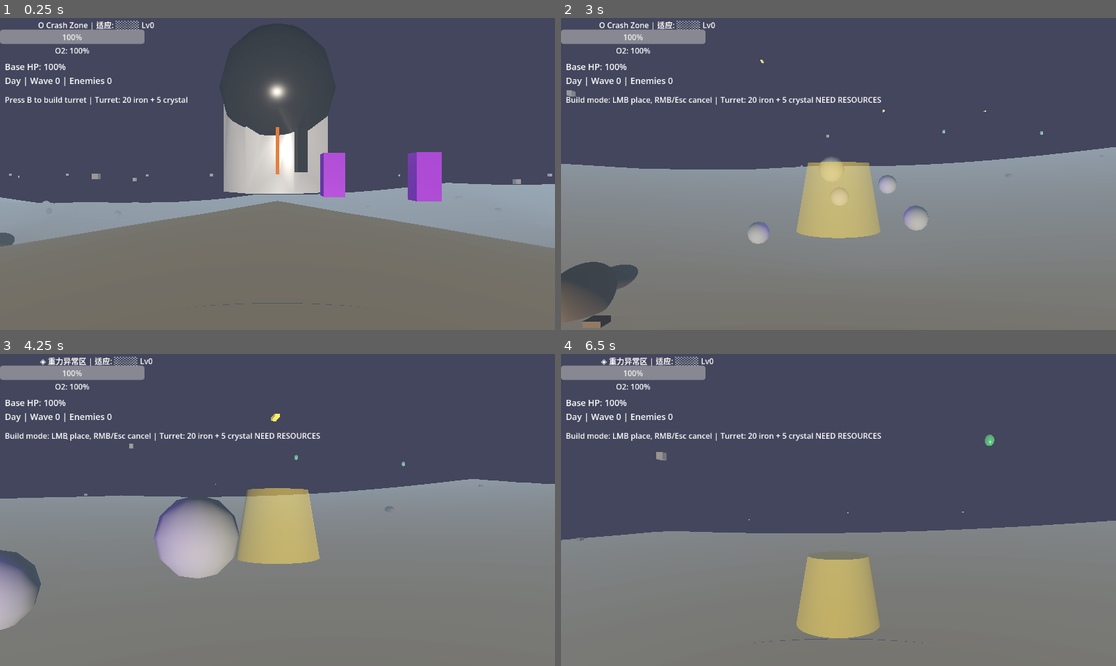
Above: before the commit, frames 1-4 (two rows, left to right).
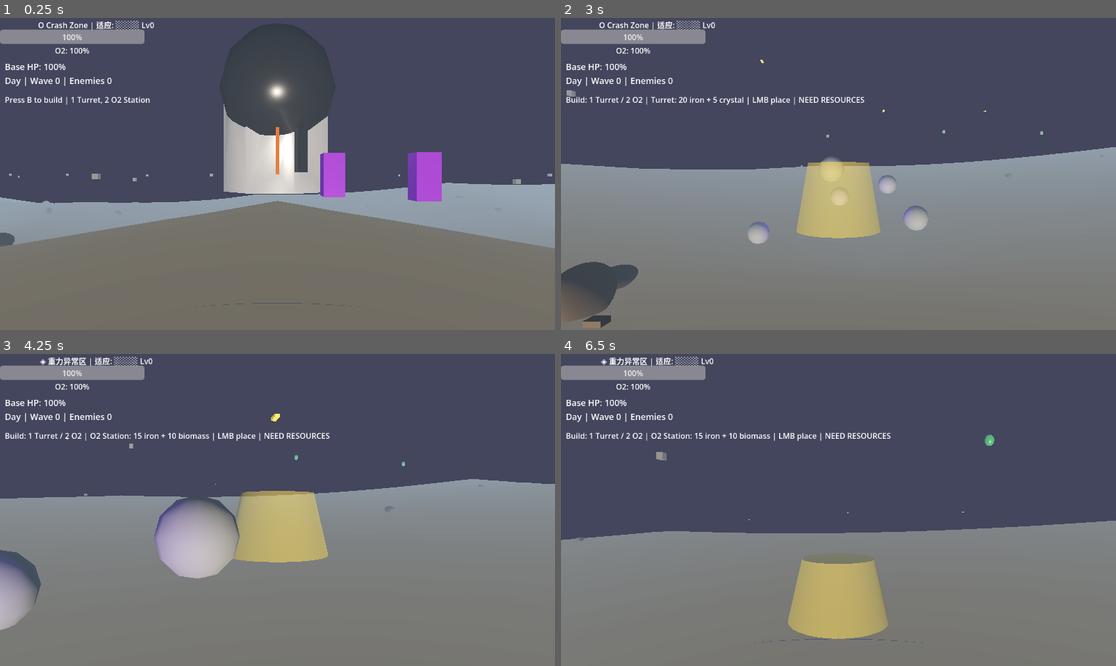
Above: after the commit, the same moments.

Repository: qnctx/star-abyss-game
Game: Godot game, scene res://scenes/main.tscn
The game is run twice, just before and just after one commit, with the same random seed, the same clock (stepped at 60 frames per second) and the same inputs.
Inputs (mouse positions are in pixels of both pictures, inside the frame that each line leads up to):
- Up to frame 1 (0.25 s): no input
- Up to frame 2 (3 s): tap B (build_mode) at 0.5, 2, 2.85 s; move the mouse to (866, 174) at 0.52 s; hold B (build_mode) 0.53-1.28 s; hold W (move_forward) from 0.53 s (still down); click (866, 174) at 0.67 s; tap Space (jump) at 0.77, 1.52 s; tap 1 at 0.8, 1.35 s; move the mouse to (810, 174) at 1.27 s; click (810, 174) at 1.42 s; tap 2 at 1.55, 2.1 s; move the mouse to (849, 167) at 2.02 s; hold B (build_mode) 2.03-2.78 s; click (849, 167) at 2.17 s; move the mouse to (832, 180) at 2.77 s; click (832, 180) at 2.92 s
- Up to frame 3 (4.25 s): keep holding W (move_forward); tap Space (jump) at 3.02, 3.77 s; tap 1 at 3.05 s; move the mouse to (316, 513) at 3.52 s; tap Ctrl (crouch) at 3.6 s; click (316, 513) at 3.67 s; tap 2 at 3.8 s
- Up to frame 4 (6.5 s): move the mouse to (794, 506) at 4.27 s; tap E (interact) at 4.35 s; click (794, 506) at 4.42 s; tap Space (jump) at 4.52, 6.02 s; tap B (build_mode) at 4.55, 5 s; move the mouse to (844, 510) at 5.02 s; tap Z (prone) at 5.1 s; click (844, 510) at 5.17 s; tap 1 at 5.3 s; move the mouse to (816, 503) at 5.77 s; release W (move_forward) at 5.78 s; hold D (move_right) from 5.78 s (still down); click (816, 503) at 5.85 s; tap 2 at 6.05 s

The runs differ from the first frame. In frame 1, 0.2% of the frame differs, in the area x 11-34%, y 25-28%; in frame 2, 0.7%; in frame 3, 1.3%; in frame 4, 1.5%, in the area x 4-60%, y 25-92%.

Commit message:
Add buildable O2 supply station

Diff:
--- a/src/scripts/build_manager.gd
+++ b/src/scripts/build_manager.gd
@@ -1,13 +1,18 @@
 extends Node3D
 
 const TURRET_SCENE := preload("res://scenes/turret.tscn")
+const O2_STATION_SCRIPT := preload("res://scripts/o2_station.gd")
 const TURRET_COST := {"iron": 20, "void_crystal": 5}
+const O2_STATION_COST := {"iron": 15, "biomass": 10}
 const PLACEMENT_RANGE: float = 18.0
 const BUILD_DISTANCE: float = 6.0
 const MIN_BASE_DISTANCE: float = 2.5
-const MIN_TURRET_DISTANCE: float = 2.0
+const MIN_STRUCTURE_DISTANCE: float = 2.0
+const BUILD_TURRET: String = "turret"
+const BUILD_O2_STATION: String = "o2_station"
 
 var build_mode: bool = false
+var selected_building: String = BUILD_TURRET
 var _preview: MeshInstance3D = null
 var _preview_material: StandardMaterial3D = null
 var _can_place: bool = false
@@ -32,9 +37,15 @@
 	if event is InputEventKey and event.pressed and event.physical_keycode == KEY_ESCAPE:
 		_set_build_mode(false)
 		get_viewport().set_input_as_handled()
+	elif event is InputEventKey and event.pressed and event.physical_keycode == KEY_1:
+		_select_building(BUILD_TURRET)
+		get_viewport().set_input_as_handled()
+	elif event is InputEventKey and event.pressed and event.physical_keycode == KEY_2:
+		_select_building(BUILD_O2_STATION)
+		get_viewport().set_input_as_handled()
 	elif event is InputEventMouseButton and event.pressed:
 		if event.button_index == MOUSE_BUTTON_LEFT:
-			_try_place_turret()
+			_try_place_structure()
 			get_viewport().set_input_as_handled()
 		elif event.button_index == MOUSE_BUTTON_RIGHT:
 			_set_build_mode(false)
@@ -48,24 +59,42 @@
 func _set_build_mode(enabled: bool) -> void:
 	build_mode = enabled
 	set_process(build_mode)
+	_refresh_preview_mesh()
 	if _preview:
 		_preview.visible = build_mode
 
 
+func _select_building(building_id: String) -> void:
+	selected_building = building_id
+	_refresh_preview_mesh()
+
+
 func _create_preview() -> void:
 	_preview = MeshInstance3D.new()
-	_preview.name = "TurretBuildPreview"
-	var mesh := CylinderMesh.new()
-	mesh.top_radius = 0.55
-	mesh.bottom_radius = 0.75
-	mesh.height = 1.2
-	_preview.mesh = mesh
+	_preview.name = "BuildPreview"
 	_preview_material = StandardMaterial3D.new()
 	_preview_material.transparency = BaseMaterial3D.TRANSPARENCY_ALPHA
 	_preview_material.albedo_color = Color(0.2, 1.0, 0.45, 0.45)
 	_preview.material_override = _preview_material
 	_preview.visible = false
 	add_child(_preview)
+	_refresh_preview_mesh()
+
+
+func _refresh_preview_mesh() -> void:
+	if not _preview:
+		return
+
+	var mesh := CylinderMesh.new()
+	if selected_building == BUILD_O2_STATION:
+		mesh.top_radius = 0.65
+		mesh.bottom_radius = 0.9
+		mesh.height = 1.1
+	else:
+		mesh.top_radius = 0.55
+		mesh.bottom_radius = 0.75
+		mesh.height = 1.2
+	_preview.mesh = mesh
 
 
 func _update_preview() -> void:
@@ -75,7 +104,7 @@
 	var target_pos := _get_build_target_position()
 	_placement_position = _snap_to_terrain(target_pos)
 	_position_is_valid = _validate_position(_placement_position)
-	var has_resources := InventoryManager.has_resources(TURRET_COST)
+	var has_resources := InventoryManager.has_resources(get_selected_cost())
 	_can_place = _position_is_valid and has_resources
 
 	_preview.global_position = _placement_position
@@ -87,17 +116,17 @@
 		_preview_material.albedo_color = Color(1.0, 0.2, 0.15, 0.45)
 
 
-func _try_place_turret() -> void:
+func _try_place_structure() -> void:
 	if not _can_place:
 		return
-	if not InventoryManager.has_resources(TURRET_COST):
+	var cost := get_selected_cost()
+	if not InventoryManager.has_resources(cost):
 		return
 
-	InventoryManager.consume_resources(TURRET_COST)
-	var turret = TURRET_SCENE.instantiate()
-	get_tree().current_scene.add_child(turret)
-	turret.global_position = _placement_position
-	turret.add_to_group("built_turrets")
+	InventoryManager.consume_resources(cost)
+	var structure := _instantiate_selected_structure()
+	get_tree().current_scene.add_child(structure)
+	structure.global_position = _placement_position
 
 
 func _get_build_target_position() -> Vector3:
@@ -127,7 +156,42 @@
 		return false
 	if WorldGenerator and pos.distance_to(WorldGenerator.base_position) < MIN_BASE_DISTANCE:
 		return false
-	for turret in get_tree().get_nodes_in_group("turrets"):
-		if turret is Node3D and turret.global_position.distance_to(pos) < MIN_TURRET_DISTANCE:
+	for structure in get_tree().get_nodes_in_group("built_structures"):
+		if structure is Node3D and structure.global_position.distance_to(pos) < MIN_STRUCTURE_DISTANCE:
 			return false
 	return true
+
+
+func _instantiate_selected_structure() -> Node3D:
+	if selected_building == BUILD_O2_STATION:
+		return O2_STATION_SCRIPT.new()
+
+	var turret := TURRET_SCENE.instantiate() as Node3D
+	turret.add_to_group("built_turrets")
+	turret.add_to_group("built_structures")
+	return turret
+
+
+func get_selected_cost() -> Dictionary:
+	if selected_building == BUILD_O2_STATION:
+		return O2_STATION_COST
+	return TURRET_COST
+
+
+func get_selected_label() -> String:
+	if selected_building == BUILD_O2_STATION:
+		return "O2 Station"
+	return "Turret"
+
+
+func get_selected_cost_text() -> String:
+	var parts: Array[String] = []
+	for resource_type in get_selected_cost():
+		parts.append("%d %s" % [get_selected_cost()[resource_type], _resource_label(resource_type)])
+	return " + ".join(parts)
+
+
+func _resource_label(resource_type: String) -> String:
+	if resource_type == "void_crystal":
+		return "crystal"
+	return resource_type
--- a/src/scripts/combat_hud.gd
+++ b/src/scripts/combat_hud.gd
@@ -65,9 +65,12 @@
 
 func _refresh_build_hint() -> void:
 	var build_manager := get_tree().current_scene.get_node_or_null("BuildManager") if get_tree().current_scene else null
-	var cost_text := "Turret: 20 iron + 5 crystal"
-	var afford := InventoryManager.has_resources({"iron": 20, "void_crystal": 5}) if InventoryManager else false
 	if build_manager and build_manager.build_mode:
-		_build_label.text = "Build mode: LMB place, RMB/Esc cancel | %s %s" % [cost_text, "READY" if afford else "NEED RESOURCES"]
+		var afford := InventoryManager.has_resources(build_manager.get_selected_cost()) if InventoryManager else false
+		_build_label.text = "Build: 1 Turret / 2 O2 | %s: %s | LMB place | %s" % [
+			build_manager.get_selected_label(),
+			build_manager.get_selected_cost_text(),
+			"READY" if afford else "NEED RESOURCES"
+		]
 	else:
-		_build_label.text = "Press B to build turret | %s" % cost_text
+		_build_label.text = "Press B to build | 1 Turret, 2 O2 Station"
--- /dev/null
+++ b/src/scripts/o2_station.gd
@@ -0,0 +1,80 @@
+extends Node3D
+class_name O2Station
+
+const REFILL_RADIUS: float = 4.5
+const REFILL_RATE: float = 28.0
+
+var _radius_mesh: MeshInstance3D
+
+
+func _ready() -> void:
+	add_to_group("o2_stations")
+	add_to_group("built_structures")
+	_create_visuals()
+	set_process(true)
+
+
+func _process(delta: float) -> void:
+	var player: Node = get_tree().get_first_node_in_group("player")
+	if not player:
+		return
+	if global_position.distance_to(player.global_position) > REFILL_RADIUS:
+		return
+	var current_oxygen: float = player.get("current_oxygen")
+	var max_oxygen: float = player.get("max_oxygen")
+	if current_oxygen >= max_oxygen:
+		return
+
+	player.set("current_oxygen", minf(max_oxygen, current_oxygen + REFILL_RATE * delta))
+	player.emit_signal("oxygen_changed")
+
+
+func _create_visuals() -> void:
+	var base := MeshInstance3D.new()
+	base.name = "O2StationBase"
+	var base_mesh := CylinderMesh.new()
+	base_mesh.top_radius = 0.55
+	base_mesh.bottom_radius = 0.75
+	base_mesh.height = 1.1
+	base.mesh = base_mesh
+	base.material_override = _make_material(Color(0.18, 0.75, 0.85), 0.15)
+	add_child(base)
+
+	var core := MeshInstance3D.new()
+	core.name = "O2StationCore"
+	var core_mesh := SphereMesh.new()
+	core_mesh.radius = 0.35
+	core_mesh.height = 0.7
+	core.mesh = core_mesh
+	core.position = Vector3(0, 0.7, 0)
+	core.material_override = _make_material(Color(0.45, 1.0, 0.95), 0.35)
+	add_child(core)
+
+	_radius_mesh = MeshInstance3D.new()
+	_radius_mesh.name = "O2StationRange"
+	var range_mesh := SphereMesh.new()
+	range_mesh.radius = REFILL_RADIUS
+	range_mesh.height = REFILL_RADIUS * 2.0
+	_radius_mesh.mesh = range_mesh
+	_radius_mesh.scale.y = 0.04
+	_radius_mesh.position = Vector3(0, 0.08, 0)
+	_radius_mesh.material_override = _make_material(Color(0.25, 0.9, 0.85), 0.08)
+	add_child(_radius_mesh)
+
+	var light := OmniLight3D.new()
+	light.name = "O2StationLight"
+	light.light_color = Color(0.45, 1.0, 0.95)
+	light.light_energy = 1.6
+	light.omni_range = 5.0
+	light.position = Vector3(0, 1.1, 0)
+	add_child(light)
+
+
+func _make_material(color: Color, alpha: float) -> StandardMaterial3D:
+	var mat := StandardMaterial3D.new()
+	mat.albedo_color = Color(color.r, color.g, color.b, alpha)
+	mat.emission_enabled = true
+	mat.emission = color
+	mat.emission_energy_multiplier = 0.6
+	mat.transparency = BaseMaterial3D.TRANSPARENCY_ALPHA
+	return mat
--- a/src/test_runner.gd
+++ b/src/test_runner.gd
@@ -174,6 +174,9 @@
         var combat_hud_script = load("res://scripts/combat_hud.gd")
         check("combat_hud.gd loads", combat_hud_script != null)
 
+        var o2_station_script = load("res://scripts/o2_station.gd")
+        check("o2_station.gd loads", o2_station_script != null)
+
         var main_scene = load("res://scenes/main.tscn")
         check("main scene loads with build/combat nodes", main_scene != null)
         if not main_scene:
Not shown, changed: PROGRESS.md
